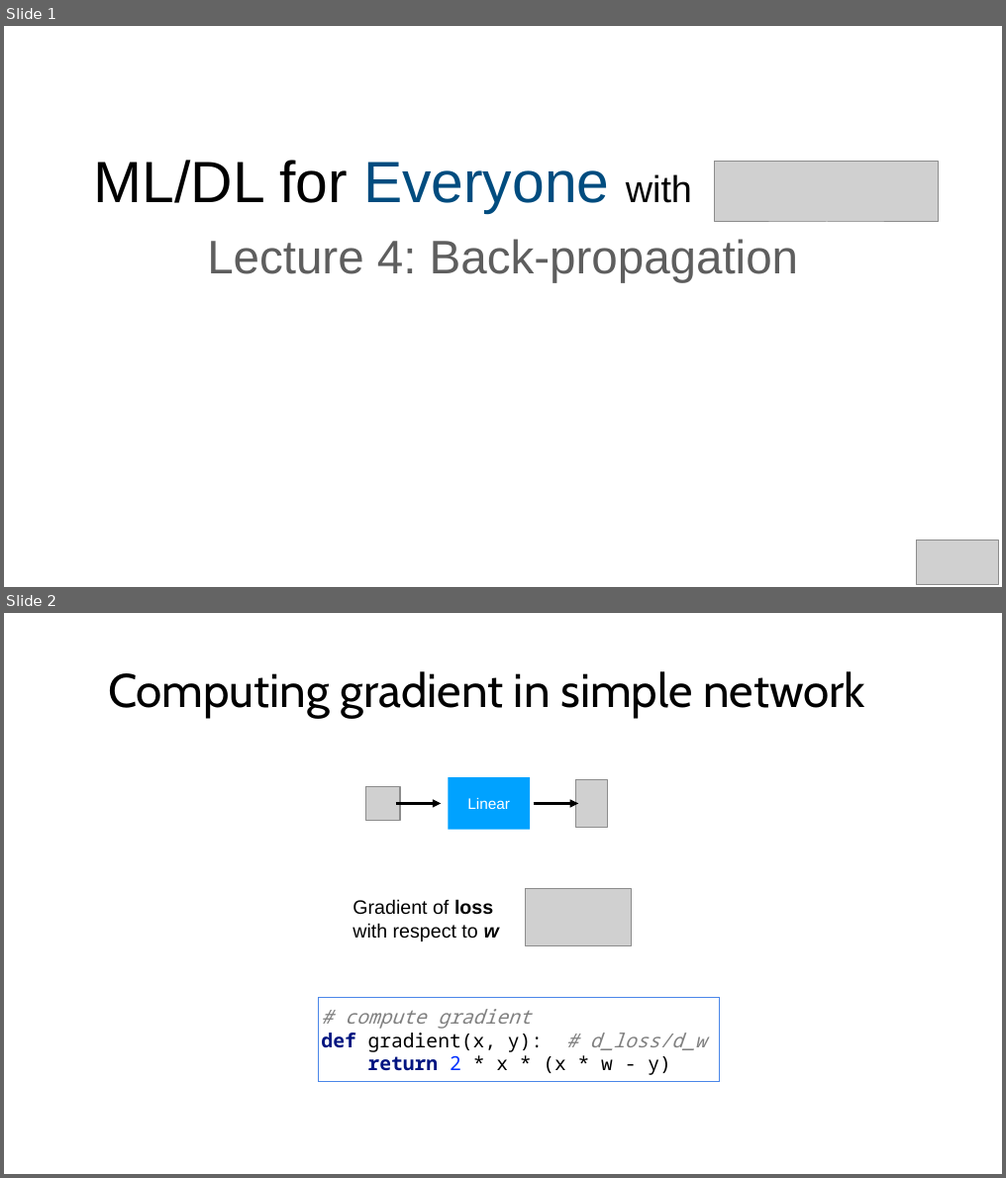
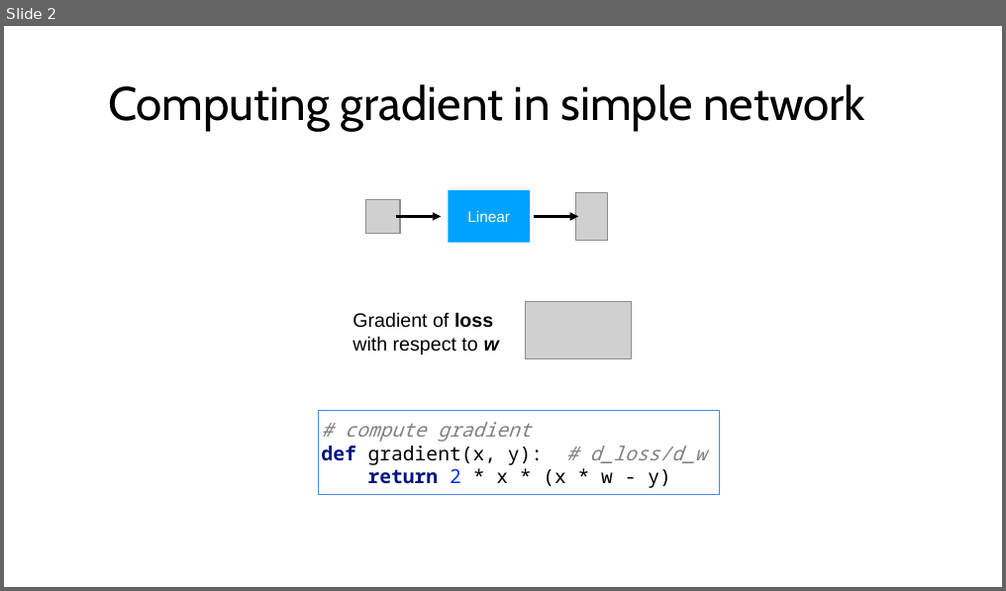
Before and after one commit to joshhu/chtpytorch, a slide deck: slides/Lecture 04_ Back-propagation and PyTorch autograd.pptx. Shown one above the other, each under a label of ours: slides 1 and 2 before the commit, slide 2 after it. The pictures are 1006x1178 and 1006x591 pixels, drawn with LibreOffice and Linux fonts; fonts in the diff are those of the drawing; grey boxes stand for pictures. Boxes give left, top, right and bottom in pixels: in the first picture for what was removed or moved away, otherwise in the second. Text is boxed around its words. In the diff, an @@ line names an element or a change of style, - is before the commit and + after.

```diff
--- a/slides/Lecture 04_ Back-propagation and PyTorch autograd.pptx
+++ b/slides/Lecture 04_ Back-propagation and PyTorch autograd.pptx
@@ slide 1 removed at (x1=4, y1=26, x2=1002, y2=587), background #FFFFFF @@
@@ title removed at (x1=94, y1=160, x2=692, y2=214) @@
-ML/DL for Everyone with
@@ picture removed at (x1=715, y1=162, x2=938, y2=223) @@
@@ text removed at (x1=207, y1=239, x2=798, y2=283) @@
-Lecture 4: Back-propagation
@@ picture removed at (x1=916, y1=540, x2=999, y2=584) @@
```
Also in this commit, not shown: 2 slides added, 15 other slides removed, 32 other files.
